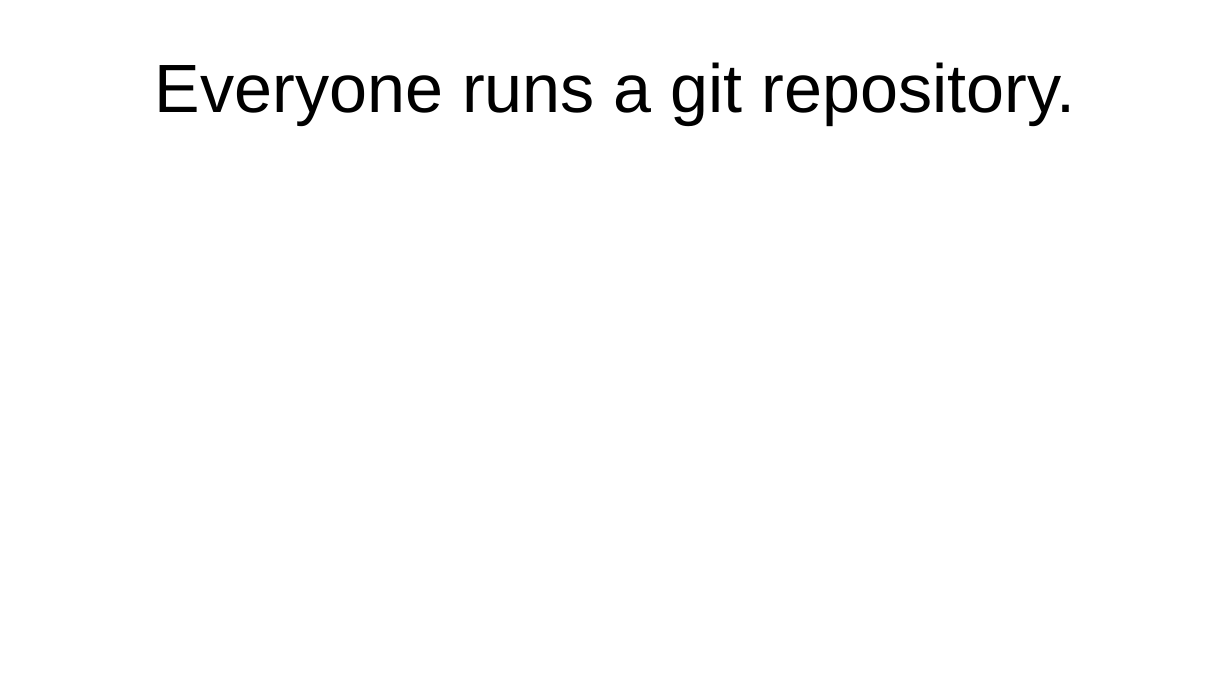
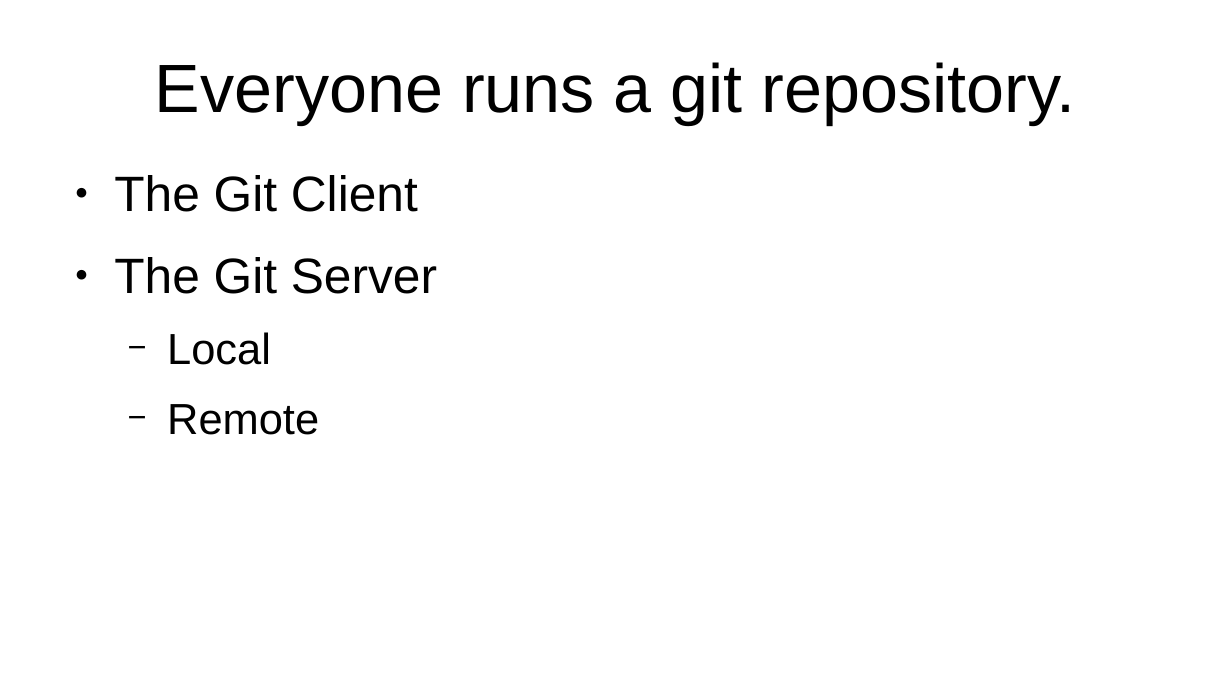
Before and after one commit to flintiii/TenStatementGit, a slide deck: slide 27 of vm_workshop_presentation.odp (slide 24 before the commit). Drawn at 1232x693 pixels with LibreOffice and Linux fonts; fonts in the diff are those of the drawing. Boxes give left, top, right and bottom in pixels: in the first picture for what was removed or moved away, otherwise in the second. Text is boxed around its words. In the diff, an @@ line names an element or a change of style, - is before the commit and + after.

```diff
--- a/vm_workshop_presentation.odp
+++ b/vm_workshop_presentation.odp
@@ text added at bbox=[114, 175, 437, 435], 32 pt, text #000000 @@
+● The Git Client
+● The Git Server
+  − Local
+  − Remote
```
Also in this commit, not shown: 3 other slides changed, 13 slides added, 12 slides removed.
